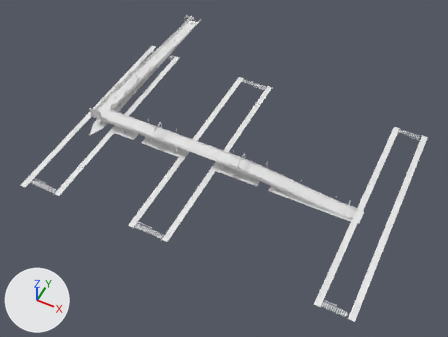
What one commit did to the glTF model public/scenes/world/world-high-deck.glb.
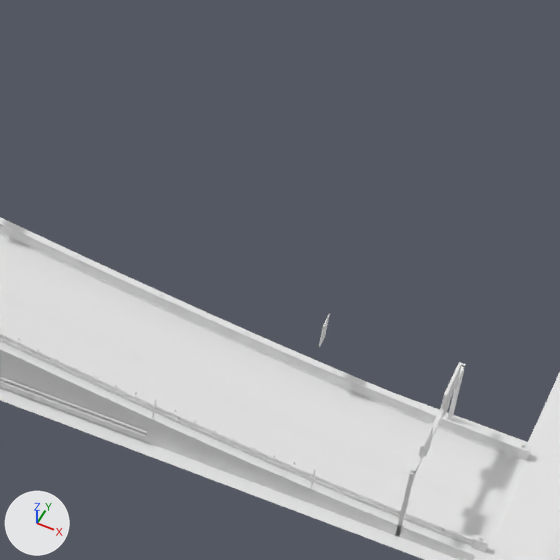
The first picture shows the older version from a camera (50 mm lens) standing at (141.0, -169.0, 309.0) and looking at (14.0, 87.0, -11.0). The close-ups show the older and then the newer version on the part from 68% to 80% of the width and 48% to 65% of the height of that picture. Only the edits that show in the close-ups are written down. The lights are fixed; the arrows at lower left show +X, +Y and +Z. Materials are left out; every surface is plain grey. Where no turn or scale is listed for an object, it has been applied to the vertices. Vertices at exactly the same position are counted once.

Objects in the first close-up: 'deck_asphalt', 'deck_board_frame', 'deck_concrete', 'deck_glow', 'deck_metal', 'deck_metal_detail', 'deck_paint', 'deck_sidewalk', 'deck_trim' and 5 more.
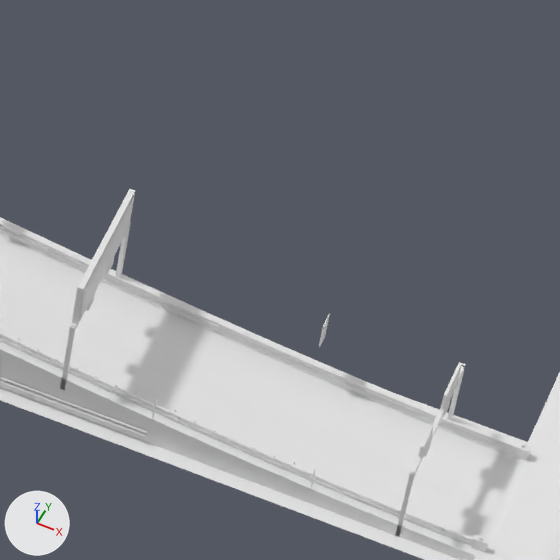
Where the newer file only moved an object's origin or applied its transform, the numbers keep the older frame.

Edits to the scene script, one JSON object a line:
```json
{"block": "me_ncw_deck_billboard_0", "where": "# used by ob_deck_billboard; location = (-80.0, 109.34, 10.99)"}
{"block": "me_ncw_deck_billboard_0", "where": "# verts and faces of me_ncw_deck_billboard_0; kept vertices keep their numbers, new ones are numbered from 24"}
{"op": "remove", "block": "me_ncw_deck_billboard_0", "code": "me_ncw_deck_billboard_0.from_pydata(...)  # 24 vertices, 12 faces; spans x -5.1..5.1, y -34.8..34.8, z -4.3..4.3"}
{"op": "add", "block": "me_ncw_deck_billboard_0", "code": "me_ncw_deck_billboard_0.from_pydata(...)  # 32 vertices, 16 faces; spans x -5.1..160.2, y -34.8..34.8, z -4.3..4.3"}
{"block": "me_ncw_deck_billboard_0", "change": "me_ncw_deck_billboard_0 part 1"}
{"op": "add", "block": "me_ncw_deck_billboard_0", "code": "verts[24] = (159.8, -33.7, -2.3)  # pixel (72, 317)"}
{"op": "add", "block": "me_ncw_deck_billboard_0", "code": "verts[25] = (159.8, -33.7, 0.8)  # pixel (78, 286)"}
{"op": "add", "block": "me_ncw_deck_billboard_0", "code": "verts[26] = (160.2, -33.7, -2.3)  # pixel (79, 320)"}
{"op": "add", "block": "me_ncw_deck_billboard_0", "code": "verts[27] = (160.2, -33.7, 0.8)  # pixel (84, 289)"}
{"op": "add", "block": "me_ncw_deck_billboard_0", "code": "for new, old in zip([*range(28, 32)], [*range(24, 28)]): verts[new] = verts[old] + (0.0, 8.8, 0.0)"}
{"op": "add", "block": "me_ncw_deck_billboard_0", "code": "faces += [(24, 25, 28), (25, 29, 28), (26, 30, 31), (26, 31, 27)]"}
{"block": "me_ncw_deck_board_frame_0", "where": "# used by ob_deck_board_frame; location = (9.0, 142.85, 8.34)"}
{"op": "remove", "block": "me_ncw_deck_board_frame_0", "code": "me_ncw_deck_board_frame_0.from_pydata(...)  # 296 vertices, 370 faces; spans x -94.0..94.0, y -68.0..68.0, z -8.0..8.0"}
{"op": "add", "block": "me_ncw_deck_board_frame_0", "code": "me_ncw_deck_board_frame_0.from_pydata(...)  # 408 vertices, 512 faces; spans x -94.0..94.0, y -68.0..68.0, z -8.0..8.0"}
{"block": "me_ncw_deck_board_frame_0", "change": "me_ncw_deck_board_frame_0 part 2: the loose piece of 8 vertices spanning x 61.0, y -59.0..-58.0, z -1.0..1.0 is copied, and the copy is scaled about its middle by (-3.97, -10, 1.65), then moved by (10.0, -4.0, 2.0); it spans x 71.0, y -67.0..-58.0, z 0.0..4.0"}
{"block": "me_ncw_deck_board_frame_0", "change": "other edits to the shape of me_ncw_deck_board_frame_0 do not show in these pictures"}
{"block": "me_ncw_deck_metal_0", "where": "# used by ob_deck_metal; location = (11.5, 147.32, 7.47)"}
{"op": "remove", "block": "me_ncw_deck_metal_0", "code": "me_ncw_deck_metal_0.from_pydata(...)  # 654 vertices, 910 faces; spans x -96.0..96.0, y -73.0..73.0, z -7.0..7.0"}
{"op": "add", "block": "me_ncw_deck_metal_0", "code": "me_ncw_deck_metal_0.from_pydata(...)  # 786 vertices, 1040 faces; spans x -96.0..96.0, y -73.0..73.0, z -7.0..7.0"}
{"block": "me_ncw_deck_metal_0", "change": "me_ncw_deck_metal_0 part 3: the loose piece of 8 vertices spanning x 91.0..92.0, y -63.0..-62.0, z -7.0..-1.0 is copied, and the copy is moved by (-23.0, 0.0, 2.0); it spans x 68.0..69.0, y -63.0..-62.0, z -5.0..1.0"}
{"block": "me_ncw_deck_metal_0", "change": "me_ncw_deck_metal_0 part 4: the loose piece of 8 vertices spanning x 91.0..92.0, y -72.0, z -7.0..-1.0 is copied, and the copy is moved by (-23.0, 0.0, 2.0); it spans x 68.0..69.0, y -72.0, z -5.0..1.0"}
{"block": "me_ncw_deck_metal_0", "change": "me_ncw_deck_metal_0 part 5: a new loose piece, a box spanning x 68.34..68.66, y -72.24..-62.52, z 0.63..1.03"}
{"block": "me_ncw_deck_metal_0", "change": "other edits to the shape of me_ncw_deck_metal_0 do not show in these pictures"}
```

Changed parts and their boxes (x1, y1, x2, y2) in the close-ups (560 x 560 px):
```json
{"object": "deck_metal", "change": "reshaped", "before": [0, 348, 475, 560], "after": [0, 222, 475, 560]}
{"object": "deck_board_frame", "change": "reshaped", "before": [319, 316, 462, 456], "after": [72, 189, 462, 457]}
{"object": "deck_billboard", "change": "reshaped", "after": [80, 197, 134, 319], "on screen": "not visible before"}
{"part": 2, "of": "me_ncw_deck_board_frame_0", "change": "added", "after": [72, 189, 135, 324]}
{"part": 3, "of": "me_ncw_deck_metal_0", "change": "added", "after": [116, 222, 131, 278]}
{"part": 4, "of": "me_ncw_deck_metal_0", "change": "added", "after": [60, 325, 75, 390]}
{"part": 5, "of": "me_ncw_deck_metal_0", "change": "added", "after": [71, 225, 130, 330]}
{"object": "deck_dark", "change": "unchanged, uncovered by the edit", "before": [424, 399, 451, 456], "after": [73, 257, 451, 456]}
```
